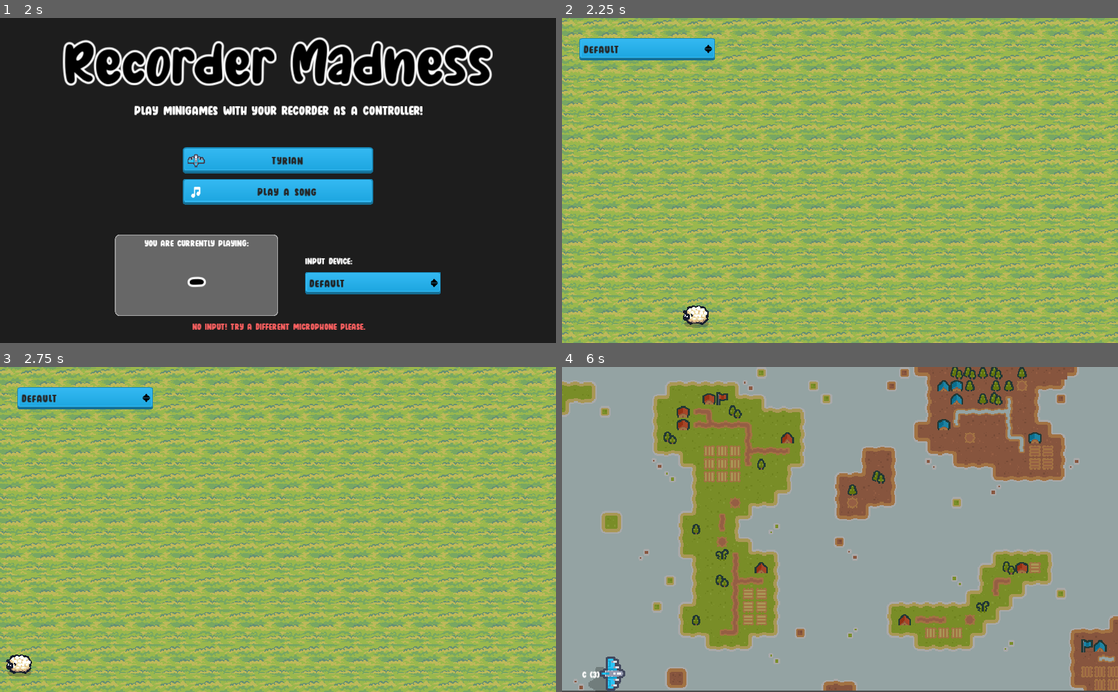
Above: before the commit, frames 1-4 (two rows, left to right).
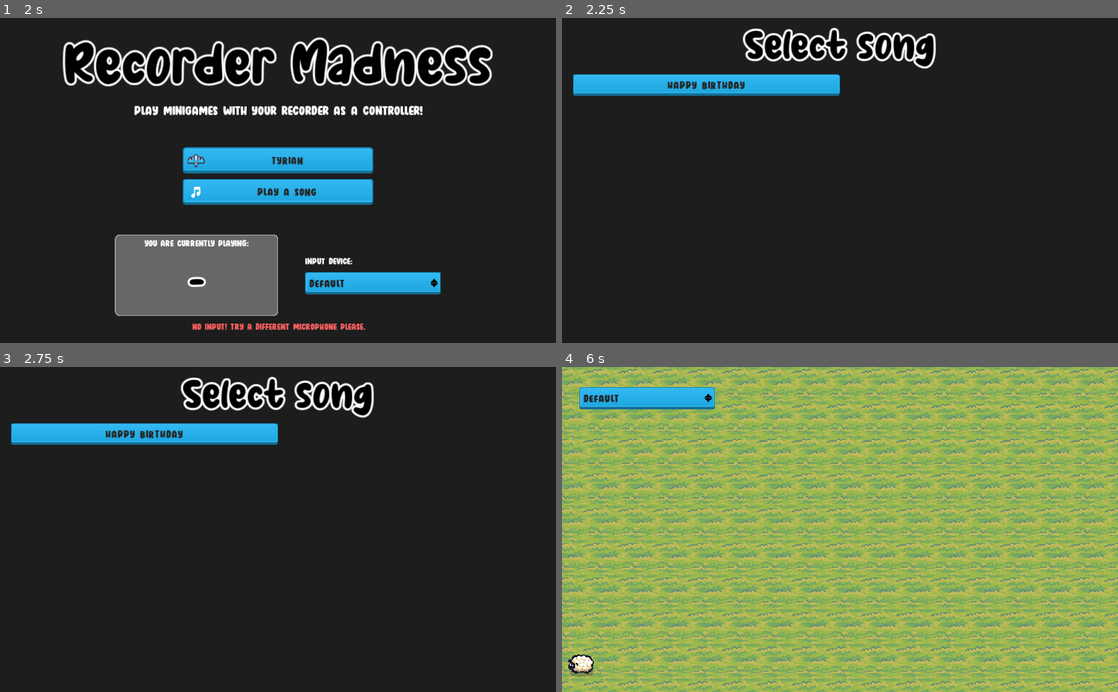
Above: after the commit, the same moments.

Repository: VojtaStruhar/recorder-madness
Game: Godot game, scene res://Minigames/Menus/MainMenu.tscn
The game is run twice, just before and just after one commit, with the same random seed, the same clock (stepped at 60 frames per second) and the same inputs.
Inputs (mouse positions are in pixels of both pictures, inside the frame that each line leads up to):
- Up to frame 1 (2 s): click "Default" at 0.5 s; click "Play a song" at 1.25 s
- Up to frame 2 (2.25 s): click "Play a song" at 2 s
- Up to frame 3 (2.75 s): no input
- Up to frame 4 (6 s): click (645, 399) at 2.75 s, where only the run before the commit has a clickable "Default"; click (706, 435) at 3.5 s, where only the run after the commit has a clickable "Happy Birthday"; click "Default" at 4.25 s; click "Default" at 5 s; click (840, 510) at 5.75 s, where only the run before the commit has a clickable "Tyrian"

Frame 1 is identical in both runs. In frame 2, 100% of the frame differs, in the area x 0-100%, y 0-100%; in frame 3, 100%; in frame 4, 100%.

Commit message:
Added song selection screen.

Diff:
--- a/Minigames/Menus/MainMenu.tscn
+++ b/Minigames/Menus/MainMenu.tscn
@@ -80,7 +80,7 @@
 margin_bottom = 106.0
 text = "Play a song"
 icon = ExtResource( 9 )
-destination = 3
+destination = 4
 
 [node name="HBoxContainer" type="HBoxContainer" parent="MarginContainer/VBoxContainer"]
 margin_top = 360.0
--- /dev/null
+++ b/Minigames/Menus/SongSelectionMenu.gd
@@ -0,0 +1,7 @@
+extends Control
+
+
+
+func _on_HappyBday_pressed():
+	SceneManager.songResource = load("res://Assets/Songs/Happy_bday.tres")
+	SceneManager.change_scene(SceneManager.Screen.SONG)
--- /dev/null
+++ b/Minigames/Menus/SongSelectionMenu.tscn
@@ -0,0 +1,55 @@
+[gd_scene load_steps=5 format=2]
+
+[ext_resource path="res://Assets/UI/Milky Coffee.ttf" type="DynamicFontData" id=1]
+[ext_resource path="res://UIElements/app_theme.tres" type="Theme" id=2]
+[ext_resource path="res://Minigames/Menus/SongSelectionMenu.gd" type="Script" id=3]
+
+[sub_resource type="DynamicFont" id=1]
+size = 70
+outline_size = 4
+use_filter = true
+font_data = ExtResource( 1 )
+
+[node name="SongSelectionMenu" type="Control"]
+anchor_right = 1.0
+anchor_bottom = 1.0
+rect_pivot_offset = Vector2( -279, -27 )
+theme = ExtResource( 2 )
+script = ExtResource( 3 )
+
+[node name="ColorRect" type="ColorRect" parent="."]
+anchor_right = 1.0
+anchor_bottom = 1.0
+color = Color( 0.117647, 0.117647, 0.117647, 1 )
+
+[node name="MarginContainer" type="MarginContainer" parent="."]
+anchor_right = 1.0
+anchor_bottom = 1.0
+
+[node name="VBoxContainer" type="VBoxContainer" parent="MarginContainer"]
+margin_left = 20.0
+margin_top = 20.0
+margin_right = 1004.0
+margin_bottom = 580.0
+
+[node name="Title" type="Label" parent="MarginContainer/VBoxContainer"]
+margin_right = 984.0
+margin_bottom = 75.0
+custom_colors/font_color = Color( 0, 0, 0, 1 )
+custom_fonts/font = SubResource( 1 )
+text = "Select song"
+align = 1
+
+[node name="GridContainer" type="GridContainer" parent="MarginContainer/VBoxContainer"]
+margin_top = 85.0
+margin_right = 984.0
+margin_bottom = 124.0
+columns = 2
+
+[node name="HappyBday" type="Button" parent="MarginContainer/VBoxContainer/GridContainer"]
+margin_right = 492.0
+margin_bottom = 39.0
+size_flags_horizontal = 3
+text = "Happy Birthday"
+
+[connection signal="pressed" from="MarginContainer/VBoxContainer/GridContainer/HappyBday" to="." method="_on_HappyBday_pressed"]
--- a/Persistence/SaveData.tres
+++ b/Persistence/SaveData.tres
@@ -4,6 +4,6 @@
 
 [resource]
 script = ExtResource( 1 )
-microphone_choice = "Default"
+microphone_choice = "Trust GXT 232 Microphone (94)"
 highscore_tyrian = 0
 highscore_song = 0
--- a/SceneManager.gd
+++ b/SceneManager.gd
@@ -4,14 +4,16 @@
 	MAIN_MENU,
 	TYRIAN,
 	GAME_OVER,
-	SONG
+	SONG,
+	SONG_SELECTION
 }
 # These have to be in the same order as their enum counterparts
 const _scene_paths = [
 	"res://Minigames/Menus/MainMenu.tscn",
 	"res://Minigames/Tyrian/TyrianLevel.tscn",
 	"res://Minigames/Menus/ScoreScreen.tscn",
-	"res://Minigames/SongLevel/SongMinigame.tscn"
+	"res://Minigames/SongLevel/SongMinigame.tscn",
+	"res://Minigames/Menus/SongSelectionMenu.tscn"
 ]
 
 # For game over screen (and the "play again" option)
--- a/UIElements/app_theme.tres
+++ b/UIElements/app_theme.tres
@@ -40,6 +40,8 @@
 Button/styles/hover = ExtResource( 1 )
 Button/styles/normal = ExtResource( 1 )
 Button/styles/pressed = ExtResource( 2 )
+GridContainer/constants/hseparation = 12
+GridContainer/constants/vseparation = 12
 HBoxContainer/constants/separation = 10
 Label/fonts/font = SubResource( 2 )
 MarginContainer/constants/margin_bottom = 20
